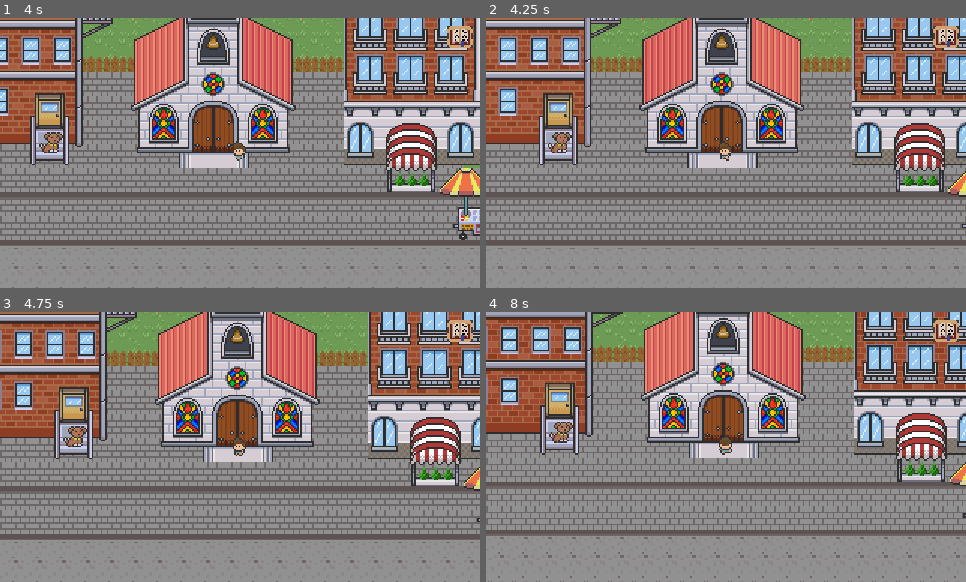
Above: before the commit, frames 1-4 (two rows, left to right).
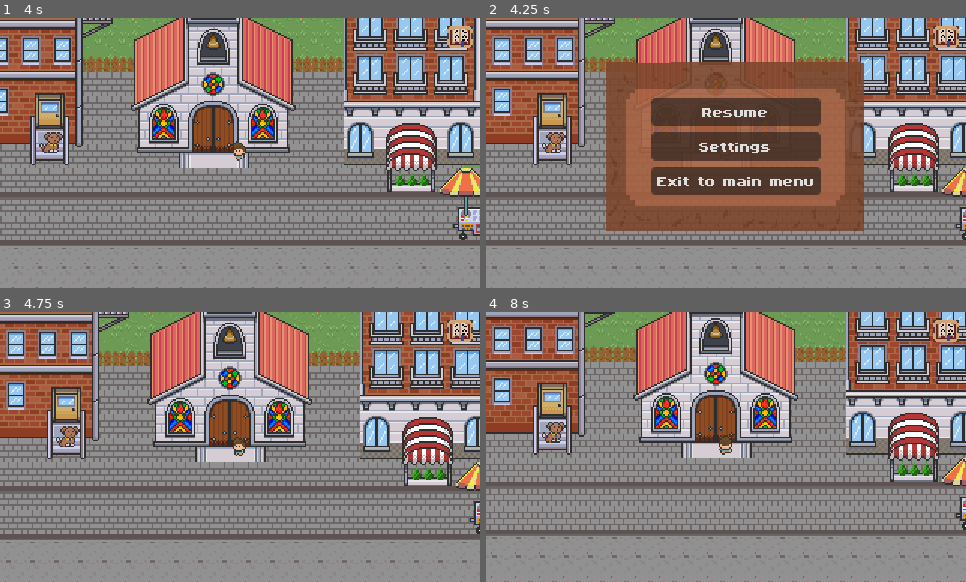
Above: after the commit, the same moments.

Repository: denis0bej/appsters
Game: Godot game, scene res://Scenes/intro.tscn
The game is run twice, just before and just after one commit, with the same random seed, the same clock (stepped at 60 frames per second) and the same inputs. This scene is started directly instead of the project's main scene.
Inputs (mouse positions are in pixels of both pictures, inside the frame that each line leads up to):
- Up to frame 1 (4 s): tap E (Interact) at 0.5, 0.6, 1.25, 2, 2.1, 3.6 s; move the mouse to (345, 139) at 0.52 s; hold D (walk_right) 0.53-1.28 s; move the mouse to (144, 166) at 1.27 s; hold S (walk_down) 1.28-2.03 s; click (144, 166) at 1.35 s; move the mouse to (288, 93) at 2.02 s; hold D (walk_right) 2.03-2.78 s; move the mouse to (216, 207) at 2.77 s; hold W (walk_up) 2.78-3.53 s; click (216, 207) at 2.85 s; tap Space at 3.5 s; move the mouse to (384, 193) at 3.52 s; hold A (walk_left) from 3.53 s (still down)
- Up to frame 2 (4.25 s): keep holding A (walk_left); tap Escape (Pause, bound only after the commit) at 4.15 s
- Up to frame 3 (4.75 s): release A (walk_left) at 4.25 s; click (249, 406) at 4.25 s, where only the run after the commit has a clickable "Resume"
- Up to frame 4 (8 s): tap Enter at 5 s; move the mouse to (582, 406) at 5.02 s; hold A (walk_left) 5.03-5.78 s; click (582, 406) at 5.1 s; move the mouse to (750, 447) at 5.77 s; hold S (walk_down) 5.78-6.53 s; tap E (Interact) at 5.85, 7.35 s; move the mouse to (654, 379) at 6.52 s; hold D (walk_right) 6.53-7.28 s; click (654, 379) at 6.6 s; move the mouse to (831, 433) at 7.27 s; hold W (walk_up) from 7.28 s (still down)

Frame 1 is identical in both runs. In frame 2, 50% of the frame differs, in the area x 0-100%, y 0-100%; in frame 3, 33%; in frame 4, 35%.

Commit message:
Pause menu and intro++++++++++

Diff:
--- a/Scenes/doggy.tscn
+++ b/Scenes/doggy.tscn
@@ -1,15 +1,170 @@
-[gd_scene load_steps=3 format=3 uid="uid://ck5ta15o0at08"]
+[gd_scene load_steps=26 format=3 uid="uid://ck5ta15o0at08"]
 
+[ext_resource type="Texture2D" uid="uid://c5xw40nklu7qy" path="res://Art/dog_walk_east.png" id="1_idku3"]
 [ext_resource type="Texture2D" uid="uid://c0oqvvd4k2kkw" path="res://Art/Doggy.png" id="1_s3c8e"]
+[ext_resource type="Script" uid="uid://cf5q662rksgn2" path="res://Scripts/doggy.gd" id="1_vvowk"]
+[ext_resource type="Texture2D" uid="uid://dps58n2fa4ni8" path="res://Art/dog_walk_north.png" id="3_vvowk"]
+[ext_resource type="Texture2D" uid="uid://dcypiklicdkkx" path="res://Art/dog_walk_south.png" id="4_fn3qo"]
+[ext_resource type="Texture2D" uid="uid://dql1jx1cuapg7" path="res://Art/dog_walk_west.png" id="5_pfqmh"]
 
 [sub_resource type="CircleShape2D" id="CircleShape2D_i0as8"]
 radius = 5.0
 
+[sub_resource type="AtlasTexture" id="AtlasTexture_h3jka"]
+atlas = ExtResource("1_idku3")
+region = Rect2(0, 0, 20, 20)
+
+[sub_resource type="AtlasTexture" id="AtlasTexture_wp1cd"]
+atlas = ExtResource("1_idku3")
+region = Rect2(20, 0, 20, 20)
+
+[sub_resource type="AtlasTexture" id="AtlasTexture_4o3b1"]
+atlas = ExtResource("1_idku3")
+region = Rect2(40, 0, 20, 20)
+
+[sub_resource type="AtlasTexture" id="AtlasTexture_qynkq"]
+atlas = ExtResource("1_idku3")
+region = Rect2(60, 0, 20, 20)
+
+[sub_resource type="AtlasTexture" id="AtlasTexture_u5nxj"]
+atlas = ExtResource("1_s3c8e")
+region = Rect2(0, 0, 20, 20)
+
+[sub_resource type="AtlasTexture" id="AtlasTexture_fi5g8"]
+atlas = ExtResource("3_vvowk")
+region = Rect2(0, 0, 20, 20)
+
+[sub_resource type="AtlasTexture" id="AtlasTexture_6vfr0"]
+atlas = ExtResource("3_vvowk")
+region = Rect2(20, 0, 20, 20)
+
+[sub_resource type="AtlasTexture" id="AtlasTexture_g1yki"]
+atlas = ExtResource("3_vvowk")
+region = Rect2(40, 0, 20, 20)
+
+[sub_resource type="AtlasTexture" id="AtlasTexture_xtxsx"]
+atlas = ExtResource("3_vvowk")
+region = Rect2(60, 0, 20, 20)
+
+[sub_resource type="AtlasTexture" id="AtlasTexture_le274"]
+atlas = ExtResource("4_fn3qo")
+region = Rect2(0, 0, 20, 20)
+
+[sub_resource type="AtlasTexture" id="AtlasTexture_5uict"]
+atlas = ExtResource("4_fn3qo")
+region = Rect2(20, 0, 20, 20)
+
+[sub_resource type="AtlasTexture" id="AtlasTexture_ksvct"]
+atlas = ExtResource("4_fn3qo")
+region = Rect2(40, 0, 20, 20)
+
+[sub_resource type="AtlasTexture" id="AtlasTexture_hjvlg"]
+atlas = ExtResource("4_fn3qo")
+region = Rect2(60, 0, 20, 20)
+
+[sub_resource type="AtlasTexture" id="AtlasTexture_8c0dm"]
+atlas = ExtResource("5_pfqmh")
+region = Rect2(0, 0, 20, 20)
+
+[sub_resource type="AtlasTexture" id="AtlasTexture_a0ga6"]
+atlas = ExtResource("5_pfqmh")
+region = Rect2(20, 0, 20, 20)
+
+[sub_resource type="AtlasTexture" id="AtlasTexture_jb5ll"]
+atlas = ExtResource("5_pfqmh")
+region = Rect2(40, 0, 20, 20)
+
+[sub_resource type="AtlasTexture" id="AtlasTexture_tab2l"]
+atlas = ExtResource("5_pfqmh")
+region = Rect2(60, 0, 20, 20)
+
+[sub_resource type="SpriteFrames" id="SpriteFrames_3xfki"]
+animations = [{
+"frames": [{
+"duration": 1.0,
+"texture": SubResource("AtlasTexture_h3jka")
+}, {
+"duration": 1.0,
+"texture": SubResource("AtlasTexture_wp1cd")
+}, {
+"duration": 1.0,
+"texture": SubResource("AtlasTexture_4o3b1")
+}, {
+"duration": 1.0,
+"texture": SubResource("AtlasTexture_qynkq")
+}],
+"loop": true,
+"name": &"east",
+"speed": 7.0
+}, {
+"frames": [{
+"duration": 1.0,
+"texture": SubResource("AtlasTexture_u5nxj")
+}],
+"loop": true,
+"name": &"idle",
+"speed": 5.0
+}, {
+"frames": [{
+"duration": 1.0,
+"texture": SubResource("AtlasTexture_fi5g8")
+}, {
+"duration": 1.0,
+"texture": SubResource("AtlasTexture_6vfr0")
+}, {
+"duration": 1.0,
+"texture": SubResource("AtlasTexture_g1yki")
+}, {
+"duration": 1.0,
+"texture": SubResource("AtlasTexture_xtxsx")
+}],
+"loop": true,
+"name": &"north",
+"speed": 5.0
+}, {
+"frames": [{
+"duration": 1.0,
+"texture": SubResource("AtlasTexture_le274")
+}, {
+"duration": 1.0,
+"texture": SubResource("AtlasTexture_5uict")
+}, {
+"duration": 1.0,
+"texture": SubResource("AtlasTexture_ksvct")
+}, {
+"duration": 1.0,
+"texture": SubResource("AtlasTexture_hjvlg")
+}],
+"loop": true,
+"name": &"south",
+"speed": 8.0
+}, {
+"frames": [{
+"duration": 1.0,
+"texture": SubResource("AtlasTexture_8c0dm")
+}, {
+"duration": 1.0,
+"texture": SubResource("AtlasTexture_a0ga6")
+}, {
+"duration": 1.0,
+"texture": SubResource("AtlasTexture_jb5ll")
+}, {
+"duration": 1.0,
+"texture": SubResource("AtlasTexture_tab2l")
+}],
+"loop": true,
+"name": &"west",
+"speed": 8.0
+}]
+
 [node name="doggy" type="CharacterBody2D"]
-
-[node name="Sprite2D" type="Sprite2D" parent="."]
-texture = ExtResource("1_s3c8e")
+script = ExtResource("1_vvowk")
 
 [node name="CollisionShape2D" type="CollisionShape2D" parent="."]
 position = Vector2(0, 2)
 shape = SubResource("CircleShape2D_i0as8")
+
+[node name="AnimatedSprite2D" type="AnimatedSprite2D" parent="."]
+sprite_frames = SubResource("SpriteFrames_3xfki")
+animation = &"south"
+frame_progress = 0.0764259
--- a/Scenes/intro.tscn
+++ b/Scenes/intro.tscn
@@ -13,6 +13,7 @@
 [ext_resource type="Texture2D" uid="uid://c4ma4nru11e2b" path="res://Art/ground.png" id="4_geirw"]
 [ext_resource type="Texture2D" uid="uid://br3essawgrw82" path="res://Art/quest_icon.png" id="5_b26wi"]
 [ext_resource type="Script" uid="uid://baae48crk2jna" path="res://Scripts/quest_icon.gd" id="6_ewknp"]
+[ext_resource type="PackedScene" uid="uid://yx5jexw3bj2i" path="res://Scenes/pausemenu.tscn" id="6_odey0"]
 [ext_resource type="Texture2D" uid="uid://dtgybfxausvtj" path="res://Art/quest_displayer.png" id="7_a7jvs"]
 [ext_resource type="Script" uid="uid://bdvnlvxa01s6k" path="res://Scripts/explosion_animation.gd" id="10_33jql"]
 [ext_resource type="Texture2D" uid="uid://1b1c6xnux38v" path="res://Art/trees_2.png" id="14_et3xt"]
@@ -781,6 +782,24 @@
 sources/1 = SubResource("TileSetAtlasSource_pgam6")
 sources/2 = SubResource("TileSetAtlasSource_itfcf")
 
+[sub_resource type="RectangleShape2D" id="RectangleShape2D_odey0"]
+size = Vector2(18, 807.5)
+
+[sub_resource type="RectangleShape2D" id="RectangleShape2D_yny27"]
+size = Vector2(20, 78)
+
+[sub_resource type="RectangleShape2D" id="RectangleShape2D_3pufg"]
+size = Vector2(20, 358)
+
+[sub_resource type="RectangleShape2D" id="RectangleShape2D_kddu7"]
+size = Vector2(22, 276)
+
+[sub_resource type="RectangleShape2D" id="RectangleShape2D_2n2py"]
+size = Vector2(159, 22)
+
+[sub_resource type="RectangleShape2D" id="RectangleShape2D_uqcso"]
+size = Vector2(74.5, 105)
+
 [node name="intro" type="Node2D"]
 
 [node name="trees" type="TileMapLayer" parent="."]
@@ -817,6 +836,13 @@
 position = Vector2(393, 120)
 
 [node name="Camera2D" type="Camera2D" parent="Player"]
+
+[node name="Pausemenu" parent="Player/Camera2D" instance=ExtResource("6_odey0")]
+z_index = 10
+offset_left = -128.0
+offset_top = -86.0
+offset_right = -88.0
+offset_bottom = -46.0
 
 [node name="SkipText" type="Label" parent="Player/Camera2D"]
 z_index = 4
@@ -844,6 +870,7 @@
 theme_override_fonts/font = ExtResource("4_ewknp")
 
 [node name="Quest_icon" type="TextureRect" parent="Player/Camera2D"]
+z_index = 12
 offset_left = 138.0
 offset_top = -85.0
 offset_right = 161.0
@@ -913,6 +940,32 @@
 scale = Vector2(0.796875, 0.8125)
 texture = ExtResource("19_jfi4t")
 
+[node name="StaticBody2D" type="StaticBody2D" parent="."]
+
+[node name="CollisionShape2D" type="CollisionShape2D" parent="StaticBody2D"]
+position = Vector2(783, 79.25)
+shape = SubResource("RectangleShape2D_odey0")
+
+[node name="CollisionShape2D2" type="CollisionShape2D" parent="StaticBody2D"]
+position = Vector2(51, 215)
+shape = SubResource("RectangleShape2D_yny27")
+
+[node name="CollisionShape2D3" type="CollisionShape2D" parent="StaticBody2D"]
+position = Vector2(-26, -18)
+shape = SubResource("RectangleShape2D_3pufg")
+
+[node name="CollisionShape2D4" type="CollisionShape2D" parent="StaticBody2D"]
+position = Vector2(192, -133)
+shape = SubResource("RectangleShape2D_kddu7")
+
+[node name="CollisionShape2D5" type="CollisionShape2D" parent="StaticBody2D"]
+position = Vector2(117, -274)
+shape = SubResource("RectangleShape2D_2n2py")
+
+[node name="CollisionShape2D6" type="CollisionShape2D" parent="StaticBody2D"]
+position = Vector2(-6, -253)
+shape = SubResource("RectangleShape2D_uqcso")
+
 [connection signal="body_entered" from="doggy/AnimationPlayer/Area2D" to="doggy/AnimationPlayer" method="_on_area_2d_body_entered"]
 [connection signal="body_entered" from="doggy/AnimationPlayer/Area2D" to="Player/Camera2D/Quest_icon" method="_on_area_2d_body_entered"]
 [connection signal="body_entered" from="Player/Camera2D/ExplosionAnimation/Area2D" to="doggy/AnimationPlayer" method="_on_area_2d_body_entered"]
--- /dev/null
+++ b/Scenes/pausemenu.tscn
@@ -0,0 +1,46 @@
+[gd_scene load_steps=4 format=3 uid="uid://yx5jexw3bj2i"]
+
+[ext_resource type="Script" uid="uid://cdjxnv3hurcfk" path="res://Scripts/pausemenu.gd" id="1_mhql6"]
+[ext_resource type="FontFile" uid="uid://rd8qo46nok5b" path="res://Art/ByteBounce.ttf" id="1_y06jj"]
+[ext_resource type="Texture2D" uid="uid://elcleci62mmf" path="res://Art/PauseMenu.png" id="2_ww34s"]
+
+[node name="Pausemenu" type="Control"]
+layout_mode = 3
+anchors_preset = 0
+offset_left = 37.0
+offset_top = 8.0
+offset_right = 77.0
+offset_bottom = 48.0
+script = ExtResource("1_mhql6")
+
+[node name="Menu" type="TextureRect" parent="."]
+modulate = Color(1, 1, 1, 0.898039)
+z_index = -1
+layout_mode = 0
+offset_left = 48.0
+offset_top = -30.0
+offset_right = 220.0
+offset_bottom = 192.0
+texture = ExtResource("2_ww34s")
+
+[node name="VBoxContainer" type="VBoxContainer" parent="."]
+layout_mode = 0
+offset_left = 78.0
+offset_top = 49.0
+offset_right = 191.0
+offset_bottom = 114.0
+
+[node name="ResumeButton" type="Button" parent="VBoxContainer"]
+layout_mode = 2
+theme_override_fonts/font = ExtResource("1_y06jj")
+text = "Resume"
+
+[node name="SettingsButton" type="Button" parent="VBoxContainer"]
+layout_mode = 2
+theme_override_fonts/font = ExtResource("1_y06jj")
+text = "Settings"
+
+[node name="ExitButton" type="Button" parent="VBoxContainer"]
+layout_mode = 2
+theme_override_fonts/font = ExtResource("1_y06jj")
+text = "Exit to main menu"
--- /dev/null
+++ b/Scripts/doggy.gd
@@ -0,0 +1,31 @@
+extends CharacterBody2D
+
+var previous_position : Vector2
+
+func _ready():
+	previous_position = position
+
+func _process(delta):
+	update_animation()
+	previous_position = position
+
+
+func update_animation():
+	var direction = position - previous_position
+	var sprite = $AnimatedSprite2D
+	print(direction.length())
+	if direction.length() < 0.1:
+		if not sprite.is_playing() or sprite.animation != "idle":
+			sprite.play("idle")
+		return
+
+	if abs(direction.x) > abs(direction.y):
+		if direction.x > 0:
+			sprite.play("east")
+		else:
+			sprite.play("west")
+	else:
+		if direction.y > 0:
+			sprite.play("south")
+		else:
+			sprite.play("north")
--- /dev/null
+++ b/Scripts/pausemenu.gd
@@ -0,0 +1,37 @@
+extends Control
+@onready var menu: TextureRect = $Menu
+@onready var v_box_container: VBoxContainer = $VBoxContainer
+@onready var player: CharacterBody2D = $"../.."
+
+var is_menu_on = true
+func _ready():
+	menu.hide()
+	v_box_container.hide()
+	$VBoxContainer/ResumeButton.pressed.connect(_on_resume)
+	$VBoxContainer/SettingsButton.pressed.connect(_on_settings)
+	$VBoxContainer/ExitButton.pressed.connect(_on_quit)
+
+func _on_resume():
+	menu.hide()
+	v_box_container.hide()
+	player.speed = 70
+	is_menu_on = true
+
+func _on_settings():
+	get_tree().change_scene_to_file("res://scenes/settings_menu.tscn")
+
+func _on_quit():
+	get_tree().change_scene_to_file("res://scenes/main_menu.tscn")
+
+func _process(delta):
+	if Input.is_action_just_pressed("Pause"):
+		if is_menu_on:
+			player.speed = 0
+			is_menu_on = false
+			menu.show()
+			v_box_container.show()
+		else:
+			player.speed = 70
+			is_menu_on = true
+			menu.hide()
+			v_box_container.hide()
--- a/Scripts/settings_menu.gd
+++ b/Scripts/settings_menu.gd
@@ -14,4 +14,4 @@
 	print("Fullscreen: ", checked)
 
 func _on_back_pressed():
-	get_tree().change_scene_to_file("res://scenes/MainMenu.tscn")
+	get_tree().change_scene_to_file("res://scenes/main_menu.tscn")
--- a/project.godot
+++ b/project.godot
@@ -65,6 +65,11 @@
 "events": [Object(InputEventKey,"resource_local_to_scene":false,"resource_name":"","device":-1,"window_id":0,"alt_press …(192 unchanged characters)…
 ]
 }
+Pause={
+"deadzone": 0.2,
+"events": [Object(InputEventKey,"resource_local_to_scene":false,"resource_name":"","device":-1,"window_id":0,"alt_pressed":false,"shift_pressed":false,"ctrl_pressed":false,"meta_pressed":false,"pressed":false,"keycode":0,"physical_keycode":4194305,"key_label":0,"unicode":0,"location":0,"echo":false,"script":null)
+]
+}
 
 [rendering]
 
Binary file added: Art/PauseMenu.png
Binary file added: Art/dog_walk_east.png
Binary file added: Art/dog_walk_north.png
Binary file added: Art/dog_walk_south.png
Binary file added: Art/dog_walk_west.png
Not shown: 1 places in Scenes/intro.tscn that only renumber resources
Not shown, added: Scripts/doggy.gd.uid
Not shown, added: Scripts/pausemenu.gd.uid
